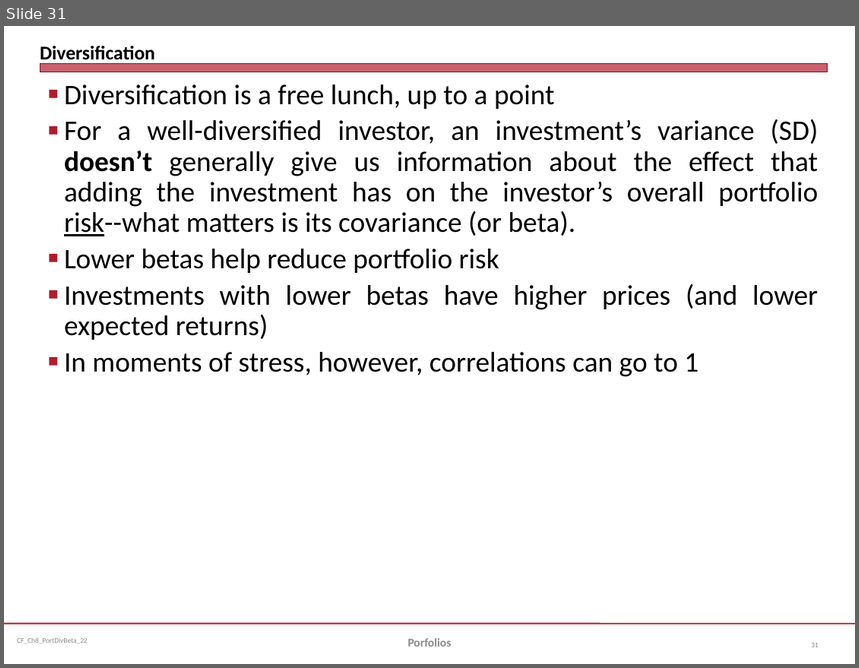
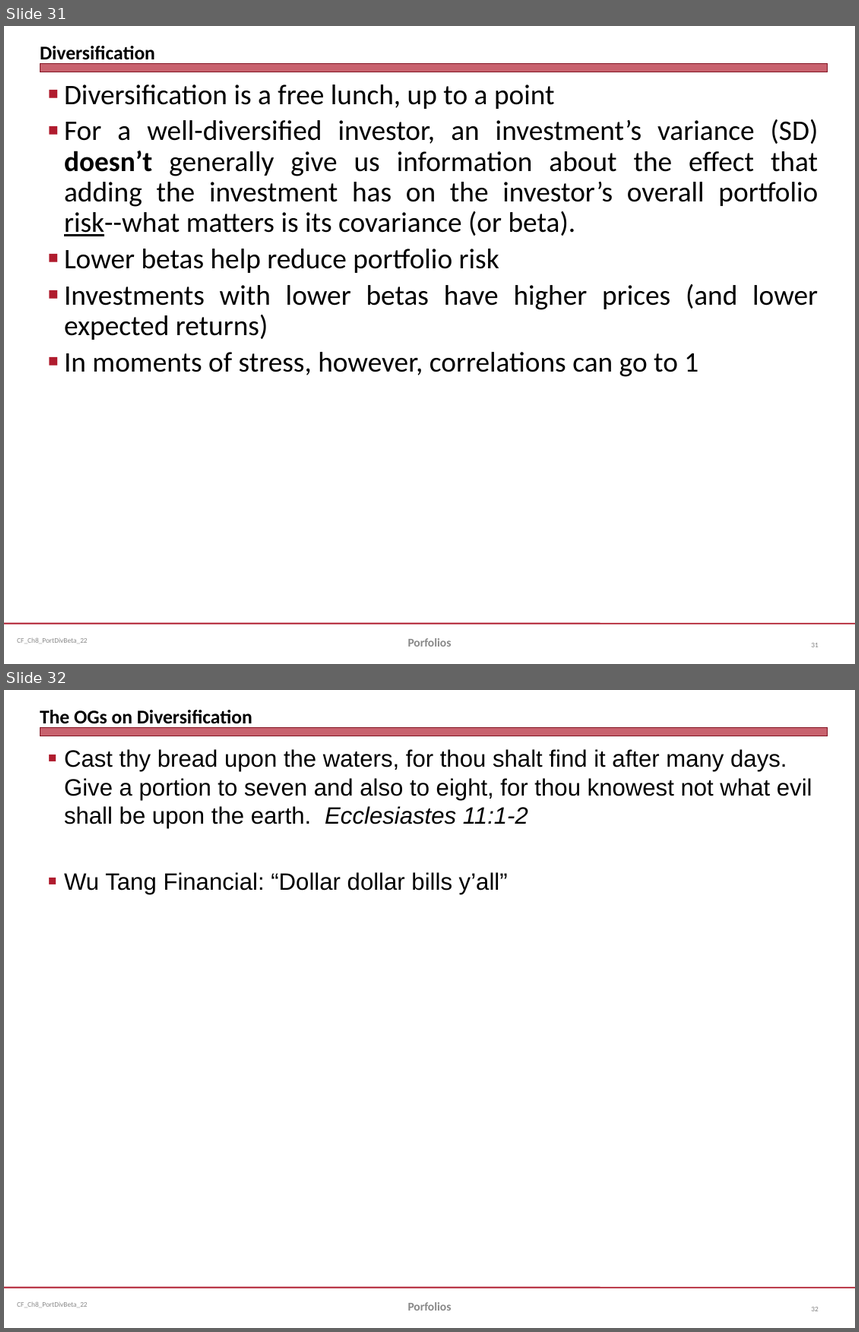
Before and after one commit to jmc877/Corporate-Finance, a slide deck: slides/CF_Ch8_PortDivBeta_22.pptx. Shown one above the other, each under a label of ours: slide 31 before the commit, slides 31 and 32 after it. The pictures are 859x668 and 859x1332 pixels, drawn with LibreOffice and Linux fonts; fonts in the diff are those of the drawing. Boxes give left, top, right and bottom in pixels: in the first picture for what was removed or moved away, otherwise in the second. Text is boxed around its words. In the diff, an @@ line names an element or a change of style, - is before the commit and + after.

Commit message:
Update

```diff
--- a/slides/CF_Ch8_PortDivBeta_22.pptx
+++ b/slides/CF_Ch8_PortDivBeta_22.pptx
@@ slide 32 added at <box>4,690,855,1328</box>, background #FFFFFF; not listed: 3 template elements that a slide beside it also shows @@
@@ title added at <box>40,710,253,728</box>, 16.5 pt, text #000000, bold @@
+The OGs on Diversification
@@ text added at <box>64,749,813,895</box>, 20 pt, text #000000 @@
+■ Cast thy bread upon the waters, for thou shalt find it after many days. Give a portion to seven and also to eight, for thou knowest not what evil shall be upon the earth. Ecclesiastes 11:1-2
+■ Wu Tang Financial: “Dollar dollar bills y’all”
@@ text added at <box>408,1303,452,1311</box>, 10 pt, text #898989, bold @@
+Porfolios
@@ page number added at <box>811,1307,818,1312</box>, 6 pt, text #808080 @@
+32
```
